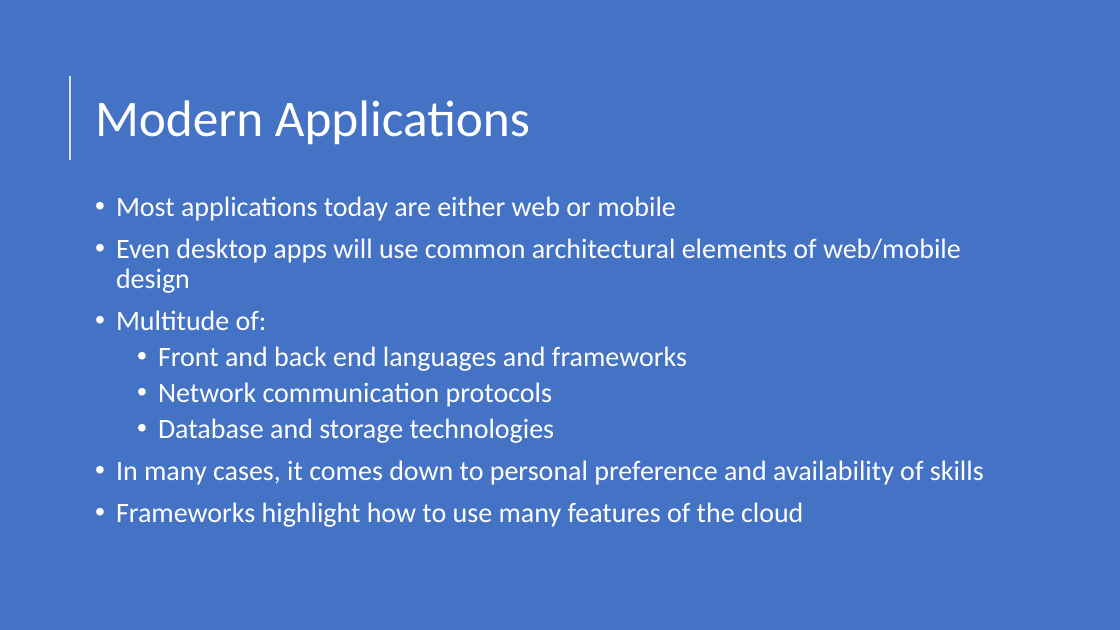
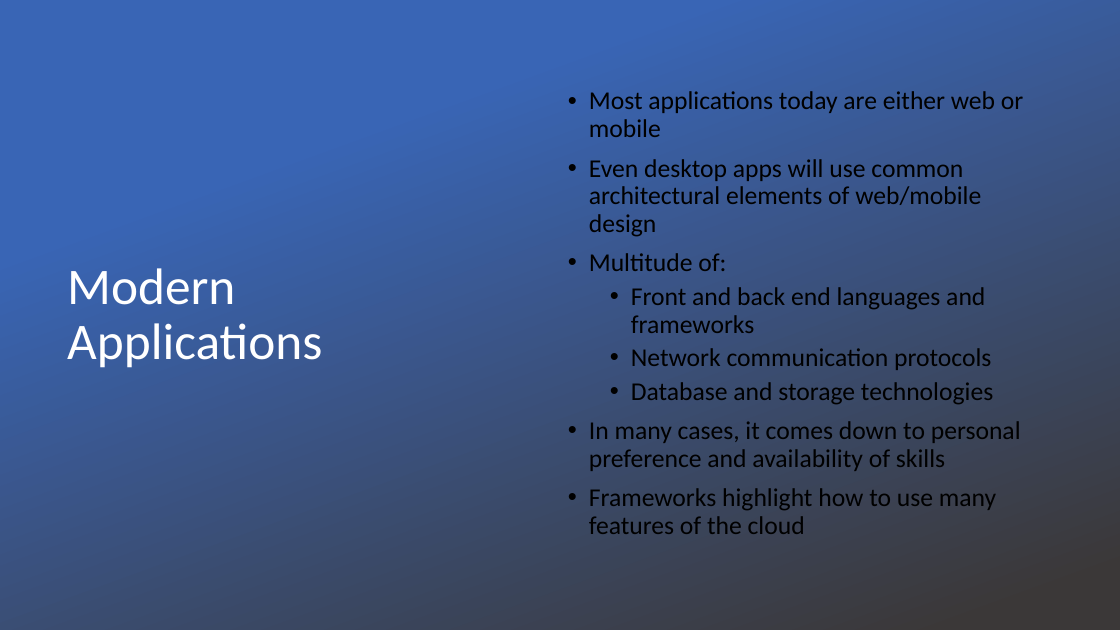
Before and after one commit to uwacsp/cits5503, a slide deck: slide 2 of Lectures/CITS5503WebArchitecture.pptx. Drawn at 1120x630 pixels with LibreOffice and Linux fonts; fonts in the diff are those of the drawing; background and template pictures are left out. Boxes give left, top, right and bottom in pixels: in the first picture for what was removed or moved away, otherwise in the second. Text is boxed around its words. In the diff, an @@ line names an element or a change of style, - is before the commit and + after.

```diff
--- a/Lectures/CITS5503WebArchitecture.pptx
+++ b/Lectures/CITS5503WebArchitecture.pptx
@@ background #4472C4 to picture (left out) @@
@@ rectangle added at bbox=[0, 0, 1120, 630], fill gradient #3965B5 to #3B3838 @@
@@ line removed from (70, 160) to (70, 76) @@
@@ text "Most applications today are either ...": place and size @@
-text "Most applications today are either ..." at bbox=[116, 196, 984, 527]
+text "Most applications today are either ..." at bbox=[589, 91, 1023, 534]
@@ text "Most applications today are either ..." at bbox=[589, 91, 1023, 534]: size 24 to 22 pt, text colour #FFFFFF to #000000; vertical alignment top to middle @@
@@ title "Modern Applications" rewrapped from bbox=[95, 100, 530, 145] to bbox=[67, 268, 322, 368] @@
```
Also in this commit, not shown: 7 other slides changed, 14 slides added, 5 slides removed, 1 other file.
